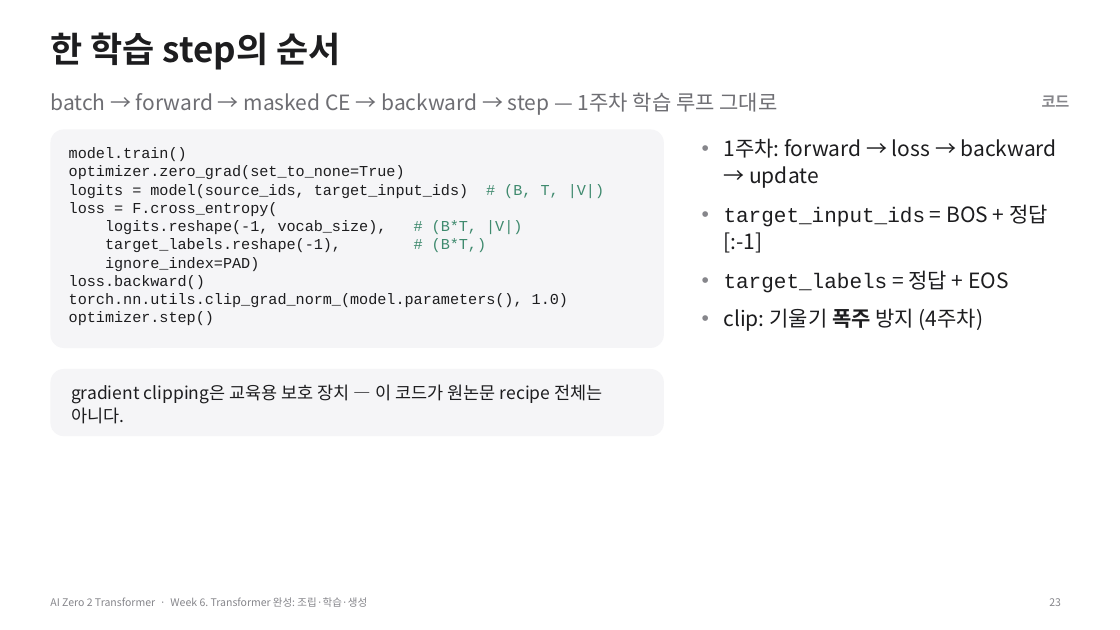
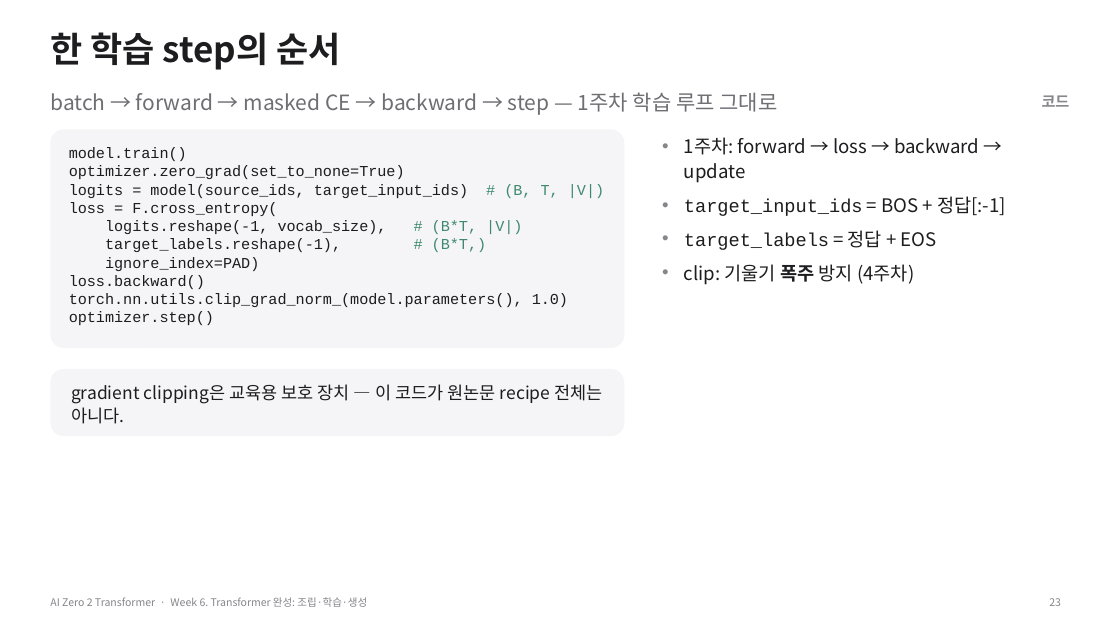
Before and after one commit to myunhh/AI-Zero-2-Transformers, a slide deck: slide 23 of lectures/week06_transformer_complete.pptx. Drawn at 1120x630 pixels with LibreOffice and Linux fonts; fonts in the diff are those of the drawing. Boxes give left, top, right and bottom in pixels: in the first picture for what was removed or moved away, otherwise in the second. Text is boxed around its words. In the diff, an @@ line names an element or a change of style, - is before the commit and + after.

```diff
--- a/lectures/week06_transformer_complete.pptx
+++ b/lectures/week06_transformer_complete.pptx
@@ rounded rectangle: place and size @@
-rounded rectangle at [50, 129, 664, 348]
+rounded rectangle at [50, 129, 624, 348]
@@ text "1주차: forward → loss → ...": place and size @@
-text "1주차: forward → loss → ..." at [724, 138, 1057, 331]
+text "1주차: forward → loss → ..." at [684, 137, 1006, 285]
@@ text "1주차: forward → loss → ..." at [684, 137, 1006, 285]: size 18 to 16 pt; less space between paragraphs @@
```
Also in this commit, not shown: 9 other slides changed, 12 other files.
